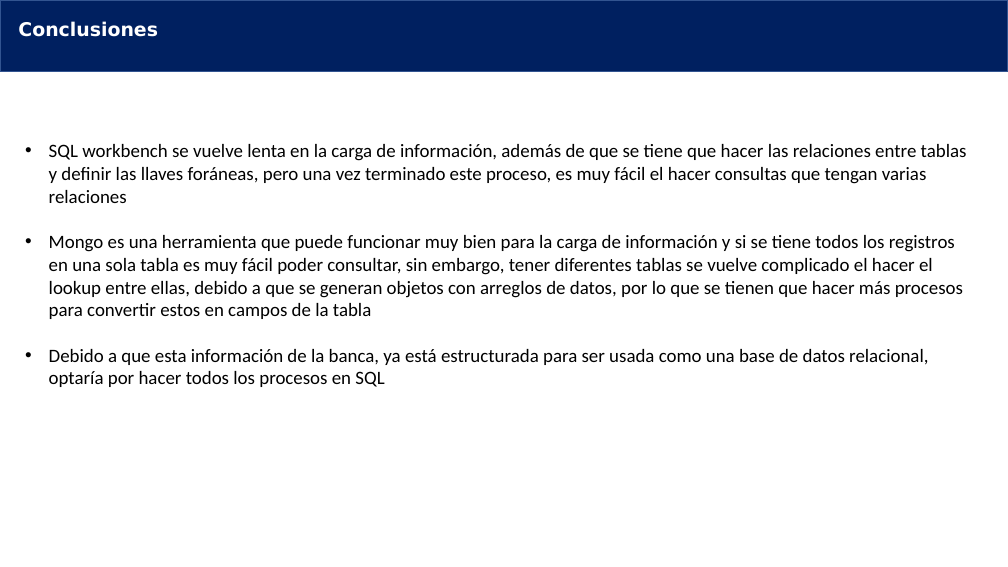
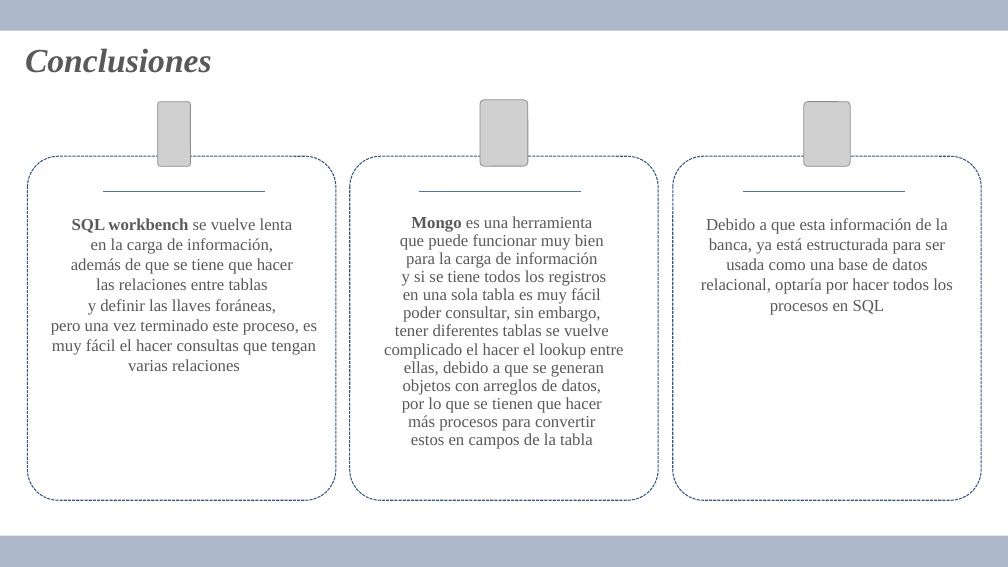
Before and after one commit to saulopez27/BEDU, a slide deck: slide 6 of Presentación_Proyecto_Saulo_data_analysis_gdl_20_04.pptx. Drawn at 1008x567 pixels with LibreOffice and Linux fonts; fonts in the diff are those of the drawing; grey boxes stand for pictures; background and template pictures are left out. Boxes give left, top, right and bottom in pixels: in the first picture for what was removed or moved away, otherwise in the second. Text is boxed around its words. In the diff, an @@ line names an element or a change of style, - is before the commit and + after.

```diff
--- a/Presentación_Proyecto_Saulo_data_analysis_gdl_20_04.pptx
+++ b/Presentación_Proyecto_Saulo_data_analysis_gdl_20_04.pptx
@@ rectangle: place and size @@
-rectangle at <box>0,0,1008,72</box>
+rectangle at <box>0,0,1008,31</box>
@@ rectangle at <box>0,0,1008,31</box>: fill #002060 to #ADB9CA; outline #325491 1 pt to none @@
@@ text "Conclusiones": place and size @@
-text "Conclusiones" at <box>18,21,158,37</box>
+text "Conclusiones" at <box>25,48,212,73</box>
@@ text "Conclusiones" at <box>25,48,212,73</box>: size 18 to 32 pt, font DejaVu Sans to Times New Roman, text colour #FFFFFF to #595959, italic on @@
@@ picture added at <box>158,101,191,166</box> @@
@@ picture added at <box>480,100,528,166</box> @@
@@ picture added at <box>804,101,850,166</box> @@
@@ rounded rectangle added at <box>27,157,336,501</box>, fill #FFFFFF at 35% opacity, outline #325491 1 pt dashed @@
@@ rounded rectangle added at <box>350,157,659,501</box>, fill #FFFFFF at 35% opacity, outline #325491 1 pt dashed @@
@@ rounded rectangle added at <box>673,157,982,501</box>, fill #FFFFFF at 35% opacity, outline #325491 1 pt dashed @@
@@ line added from (103, 191) to (265, 191), #4472C4 0.5 pt @@
@@ line added from (419, 191) to (581, 191), #4472C4 0.5 pt @@
@@ line added from (743, 191) to (905, 191), #4472C4 0.5 pt @@
@@ text "SQL workbench se vuelve lenta ...": place and size @@
-text "SQL workbench se vuelve lenta ..." at <box>49,144,967,387</box>
+text "SQL workbench se vuelve lenta ..." at <box>51,218,317,371</box>
@@ text "SQL workbench se vuelve lenta ..." at <box>51,218,317,371</box>: size 18 to 16 pt, font Calibri to Times New Roman, text colour #000000 to #595959; bold on in "SQL workbench"; alignment left to centre; bullet • to none @@
@@ text at <box>49,235,963,387</box>: paragraphs removed @@
-• Mongo es una herramienta que puede funcionar muy bien para la carga de información y si se tiene todos los registros en una sola tabla es muy fácil poder consultar, sin embargo, tener diferentes tablas se vuelve complicado el hacer el lookup entre ellas, debido a que se generan objetos con arreglos de datos, por lo que se tienen que hacer más procesos para convertir estos en campos de la tabla
-• Debido a que esta información de la banca, ya está estructurada para ser usada como una base de datos relacional, optaría por hacer todos los procesos en SQL
@@ text added at <box>384,216,623,449</box>, 16 pt, text #595959 @@
+Mongo es una herramienta
+que puede funcionar muy bien
+para la carga de información
+y si se tiene todos los registros
+en una sola tabla es muy fácil
+poder consultar, sin embargo,
+tener diferentes tablas se vuelve
+complicado el hacer el lookup entre
+ellas, debido a que se generan
+objetos con arreglos de datos,
+por lo que se tienen que hacer
+más procesos para convertir
+estos en campos de la tabla
@@ text added at <box>701,218,953,315</box>, 16 pt, text #595959 @@
+Debido a que esta información de la banca, ya está estructurada para ser usada como una base de datos relacional, optaría por hacer todos los procesos en SQL
@@ rectangle added at <box>0,536,1008,567</box>, fill #ADB9CA @@
```
Also in this commit, not shown: 5 other slides changed.
